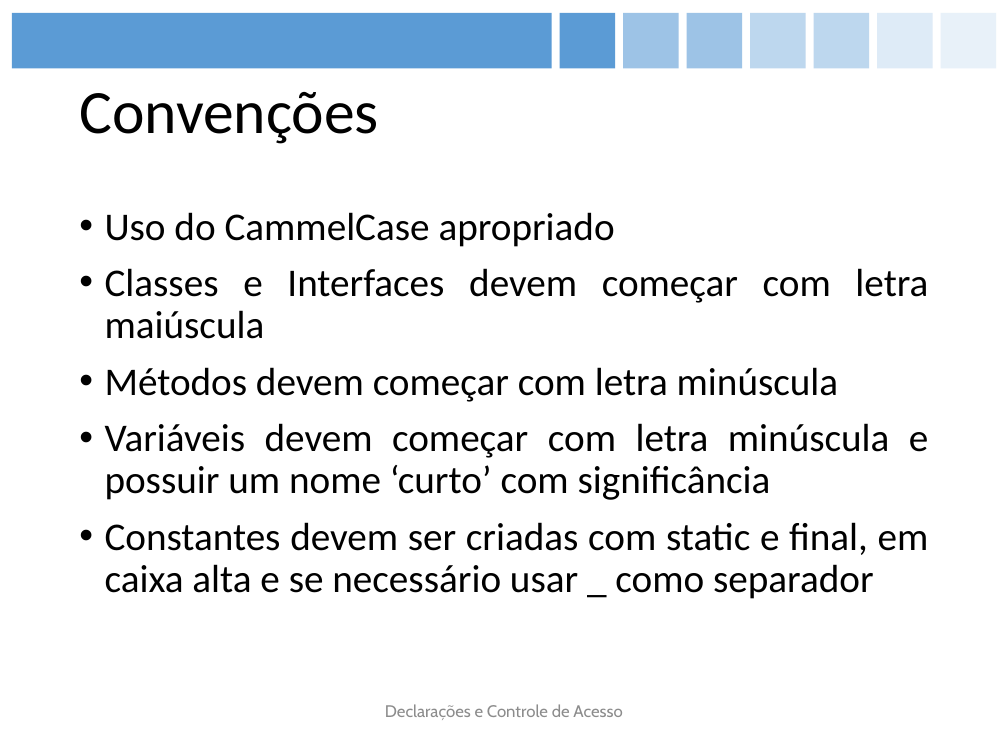
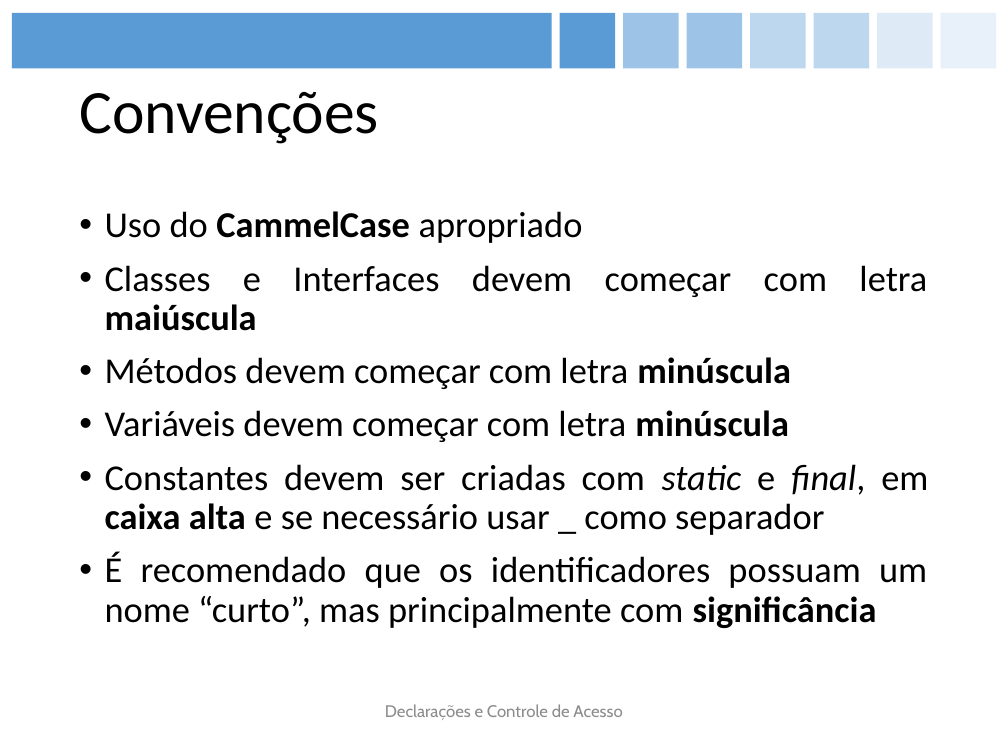
Before and after one commit to figueiredojrr/treinamentoJavaSeOcaAgosto, a slide deck: slide 8 of TreinamentoJavaSeOca/documentos/apresentação/OCA.pptx. Drawn at 1008x756 pixels with LibreOffice and Linux fonts; fonts in the diff are those of the drawing. Boxes give left, top, right and bottom in pixels: in the first picture for what was removed or moved away, otherwise in the second. Text is boxed around its words. In the diff, an @@ line names an element or a change of style, - is before the commit and + after.

```diff
--- a/TreinamentoJavaSeOca/documentos/apresentação/OCA.pptx
+++ b/TreinamentoJavaSeOca/documentos/apresentação/OCA.pptx
@@ text at (105, 211, 928, 535): size 28 to 26 pt in "Uso do CammelCase apropriado", "Classes e Interfaces devem começar com letra ...", "Métodos devem começar com letra minúscula", "Constantes devem ser criadas com static e ..."; bold on in "CammelCase", "maiúscula", "minúscula", "caixa alta"; italic on in "static final," @@
@@ text at (105, 410, 789, 442): text changed; size 28 to 26 pt @@
-• Variáveis devem começar com letra minúscula e possuir um nome ‘curto’ com significância
+• Variáveis devem começar com letra minúscula
@@ text at (105, 552, 927, 628): paragraph added @@
+• É recomendado que os identificadores possuam um nome “curto”, mas principalmente com significância
```
Also in this commit, not shown: 20 other slides changed, 2 slides added.
